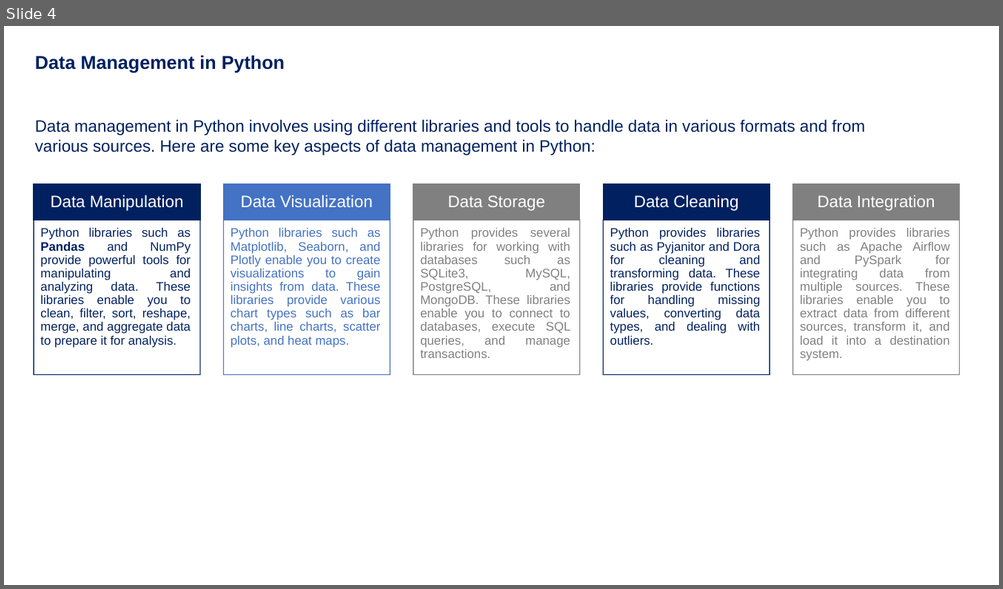
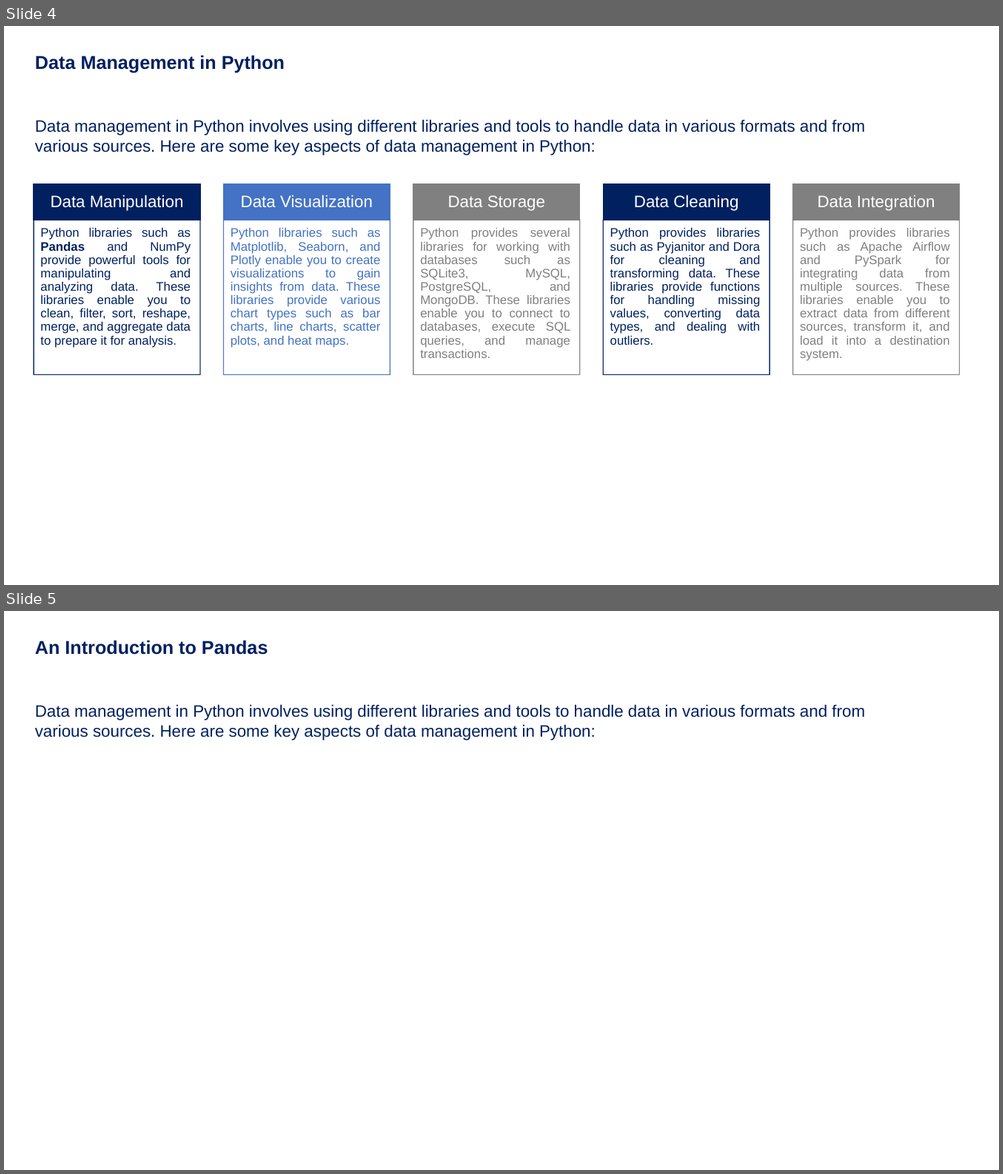
Before and after one commit to anantawasthi/academic-engagements, a slide deck: 2023/VAC2023/Presentation/20230519 Introduction to Pandas.pptx. Shown one above the other, each under a label of ours: slide 4 before the commit, slides 4 and 5 after it. The pictures are 1003x589 and 1003x1174 pixels, drawn with LibreOffice and Linux fonts; fonts in the diff are those of the drawing. Boxes give left, top, right and bottom in pixels: in the first picture for what was removed or moved away, otherwise in the second. Text is boxed around its words. In the diff, an @@ line names an element or a change of style, - is before the commit and + after.

```diff
--- a/2023/VAC2023/Presentation/20230519 Introduction to Pandas.pptx
+++ b/2023/VAC2023/Presentation/20230519 Introduction to Pandas.pptx
@@ slide 5 added at (4,611,999,1170), background #FFFFFF @@
@@ text added at (35,640,268,655), 18 pt, text #002060, bold @@
+An Introduction to Pandas
@@ text added at (35,704,865,741), 16 pt, text #002060 @@
+Data management in Python involves using different libraries and tools to handle data in various formats and from various sources. Here are some key aspects of data management in Python:
```
Also in this commit, not shown: 2 slides changed, 27 other files.
